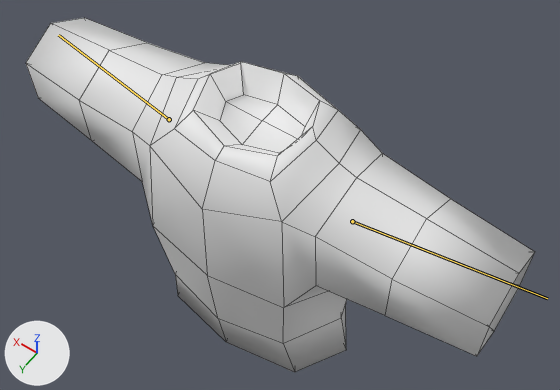
One commit to the FBX model ECOE sim/Assets/Art/Characters/Resources/Clothes/Shirts/ShortLooseShirt.fbx: the scene before it, then after it.
One viewpoint serves both versions: a 50 mm camera at (-0.843, 1.066, 2.196) aimed at (-0.02, -0.085, 0.387). Every picture has the same lights, and +X, +Y and +Z are marked at lower left. The picture after the commit comes second. The bones that change are drawn over the model as lines. Mesh edges are drawn as thin lines.

Objects in the first picture: 'ShortLooseShirt'.
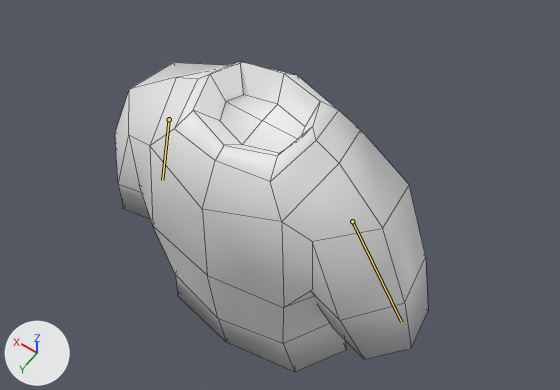
The newer file adds an action. The first version stands in its rest pose; the second is drawn at frame 1 of the action 'CartoonArmature|Idle.002'.

Boxes [x1, y1, x2, y2] around the edits, measured in the pictures (560 x 390 px):
'ShortLooseShirt', posed (38% narrower, 12% shorter): before [26, 18, 535, 372]; after [115, 61, 428, 372]
bone 'Arm.L', root to tip: before (352, 221) to (547, 298); after (352, 221) to (401, 322)
bone 'Arm.R', root to tip: before (169, 119) to (58, 35); after (169, 119) to (162, 180)

What the commit changed:
Bone 'Arm.L' (bone_arm_l) turns from (0, 0, 0) to (-76, 21, -13) degrees about its own x, y and z.
Bone 'Arm.R' (bone_arm_r) turns from (0, 0, 0) to (-76, -21, 13) degrees about its own x, y and z.
